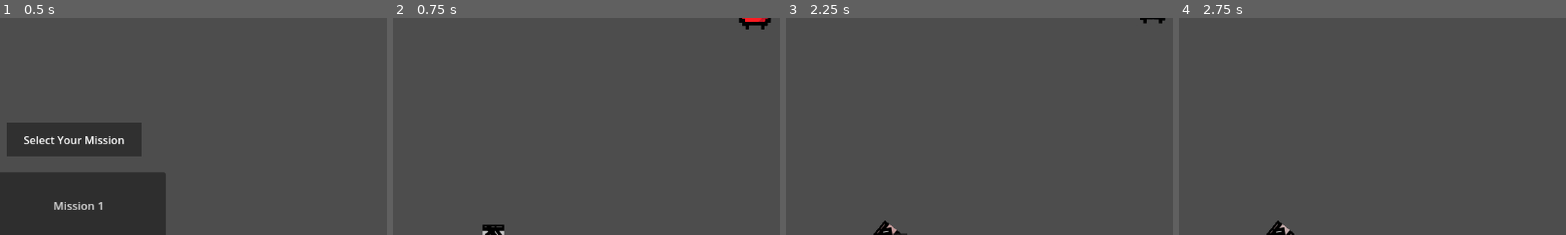
Above: before the commit, frames 1-4 (left to right).
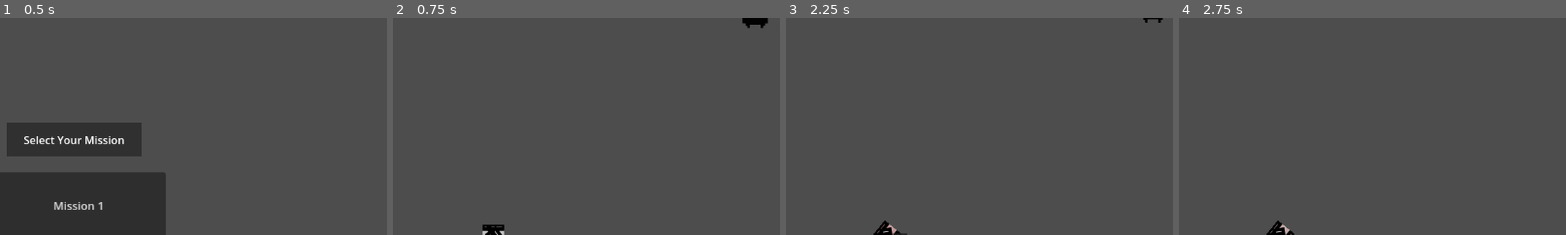
Above: after the commit, the same moments.

Repository: TheCrusty/Biotank-demake
Game: Godot game, scene res://gui/mission_select.tscn
Two runs of this game, one before a commit and one after it. Both use one fixed random seed, a clock stepped at 60 frames per second and the inputs below.
Inputs (mouse positions are % of the whole screen's width and height, from its top left):
- Up to frame 1 (0.5 s): no input
- Up to frame 2 (0.75 s): click "Mission 1" at 0.5 s
- Up to frame 3 (2.25 s): tap Enter at 1.25 s; move the mouse to (72, 45) at 1.27 s; hold D (Rotate_Right) 1.28-2.03 s; hold Shift (Boost) 1.28-2.03 s; move the mouse to (30, 55) at 2.02 s; hold S (Reverse) from 2.03 s (still down); tap Space (Shoot) at 2.1 s
- Up to frame 4 (2.75 s): keep holding S (Reverse)
The pictures show only the part of the screen within x 37-87%, y 0-50%; the shares and areas given below are measured in that part.

Frame 1 is identical in both runs. In frame 2, 0.2% of the frame differs, in the area x 89-98%, y 0-6%; in frame 3, less than 0.1%; in frame 4, nothing differs.

Commit message:
death now transitions to death_scene

Diff:
--- a/classes/player_state.gd
+++ b/classes/player_state.gd
@@ -2,7 +2,6 @@
 extends State
 
 var player: Player
-
 
 func _ready():
 	# waits for owner to ready first
@@ -19,7 +18,7 @@
 
 func takeDamage(damageAmount):
 	if player.current_health + damageAmount <= 0:
-		$StateMachine.transition_to("player_death")
+		get_tree().change_scene_to_file("res://GUI/game_over_menu.tscn")
 	else:
 		player.current_kill_combo_count -= 1
 		player.current_health -= damageAmount
--- a/gui/mission_select.gd
+++ b/gui/mission_select.gd
@@ -1,15 +1,8 @@
 extends Node2D
 
-var first_mission = preload("res://levels/test_level.tscn").instantiate()
-var second_mission = preload("res://levels/level2.tscn").instantiate()
-var third_mission = preload("res://levels/level_3.tscn").instantiate()
-
 func _on_mission_one_pressed():
-	queue_free()
-	get_tree().get_root().add_child(first_mission)
+	get_tree().change_scene_to_file("res://levels/test_level.tscn")
 func _on_mission_two_pressed():
-	queue_free()
-	get_tree().get_root().add_child(second_mission)
+	get_tree().change_scene_to_file("res://levels/level2.tscn")
 func _on_mission_three_pressed():
-	queue_free()
-	get_tree().get_root().add_child(third_mission)
+	get_tree().change_scene_to_file("res://levels/level_3.tscn")
--- a/levels/test_level.tscn
+++ b/levels/test_level.tscn
@@ -3,7 +3,7 @@
 [ext_resource type="PackedScene" uid="uid://b8y1vgakc4pe8" path="res://player/player.tscn" id="1_r5h3c"]
 [ext_resource type="PackedScene" uid="uid://dyyxfp7qicuri" path="res://enemy/enemy.tscn" id="2_0r224"]
 [ext_resource type="PackedScene" uid="uid://ddiq7lliqxm0u" path="res://enemy/projectile_enemy.tscn" id="3_tpgiq"]
-[ext_resource type="PackedScene" uid="uid://dbjd3834l88vu" path="res://gui/ingame_ui.tscn" id="5_igyyk"]
+[ext_resource type="PackedScene" uid="uid://dbjd3834l88vu" path="res://GUI/ingame_ui.tscn" id="5_igyyk"]
 
 [node name="test-level" type="Node2D"]
 metadata/_edit_vertical_guides_ = [-86.0]
--- a/player/player.gd
+++ b/player/player.gd
@@ -27,6 +27,7 @@
 
 # Others
 var projectile = preload("res://levels/projectile.tscn")
+var death_scene = preload("res://GUI/game_over_menu.tscn").instantiate()
 var max_zoom = 1.15
 var Camera = null
 signal enemy_death
Not shown: 1 places in gui/game_over_menu.tscn that only renumber resources
